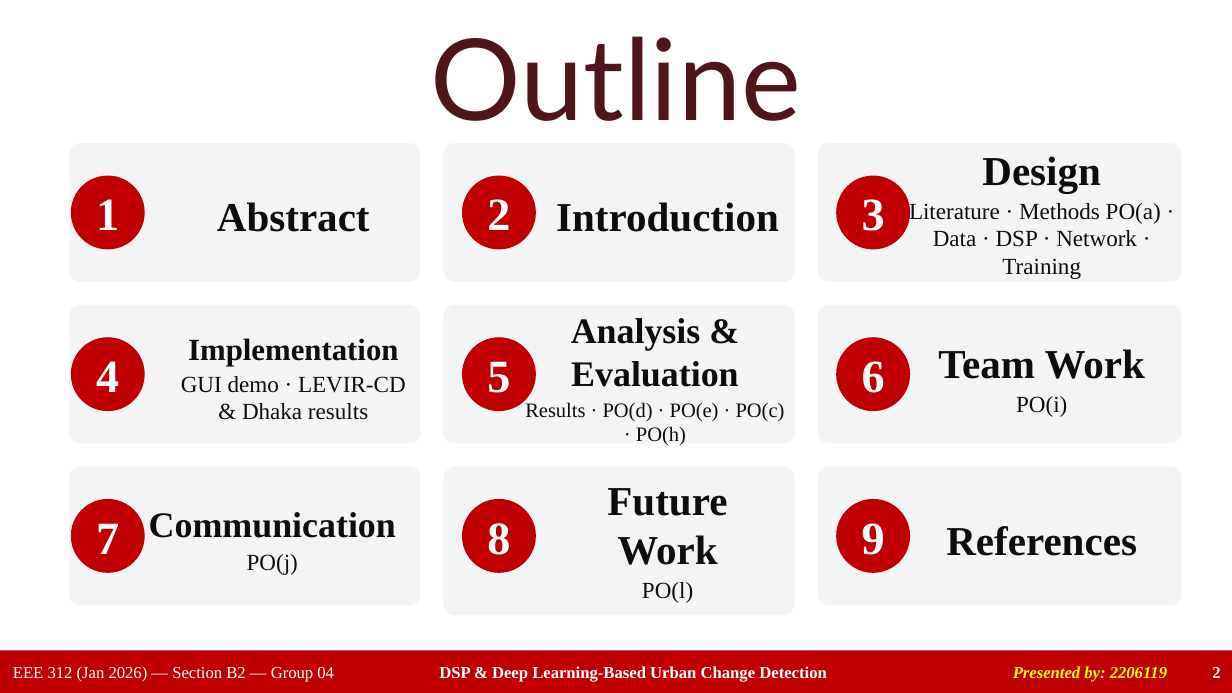
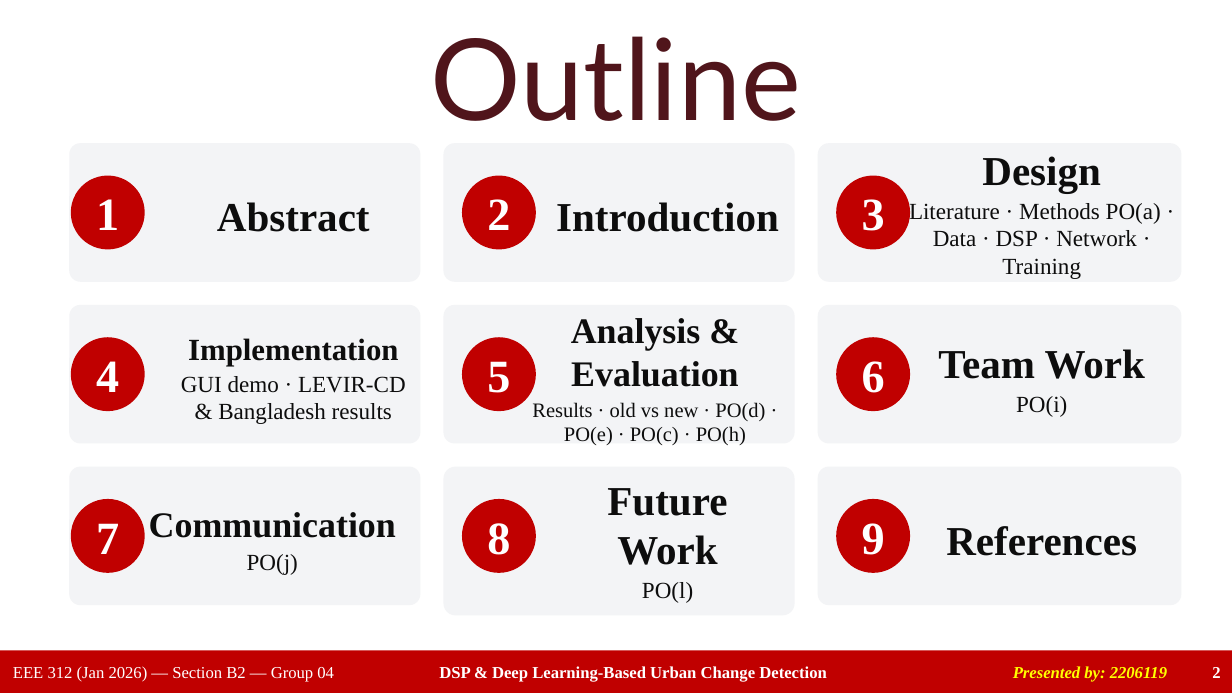
Before and after one commit to ahasanhabibkawsar/EEE-312-Group-04-Urban-change-detection-DSP-deep-learning-, a slide deck: slide 2 of presentation/Group04_EEE312_Final_Presentation.pptx. Drawn at 1232x693 pixels with LibreOffice and Linux fonts; fonts in the diff are those of the drawing. Boxes give left, top, right and bottom in pixels: in the first picture for what was removed or moved away, otherwise in the second. Text is boxed around its words. In the diff, an @@ line names an element or a change of style, - is before the commit and + after.

```diff
--- a/presentation/Group04_EEE312_Final_Presentation.pptx
+++ b/presentation/Group04_EEE312_Final_Presentation.pptx
@@ text at <box>181,376,406,424</box>: text changed @@
-GUI demo · LEVIR-CD & Dhaka results
+GUI demo · LEVIR-CD & Bangladesh results
@@ text at <box>532,402,765,445</box>: text changed @@
-Results · PO(d) · PO(e) · PO(c) · PO(h)
+Results · old vs new · PO(d) · PO(e) · PO(c) · PO(h)
```
Also in this commit, not shown: 5 other slides changed, 2 slides added, 1 slide removed, 21 other files.
